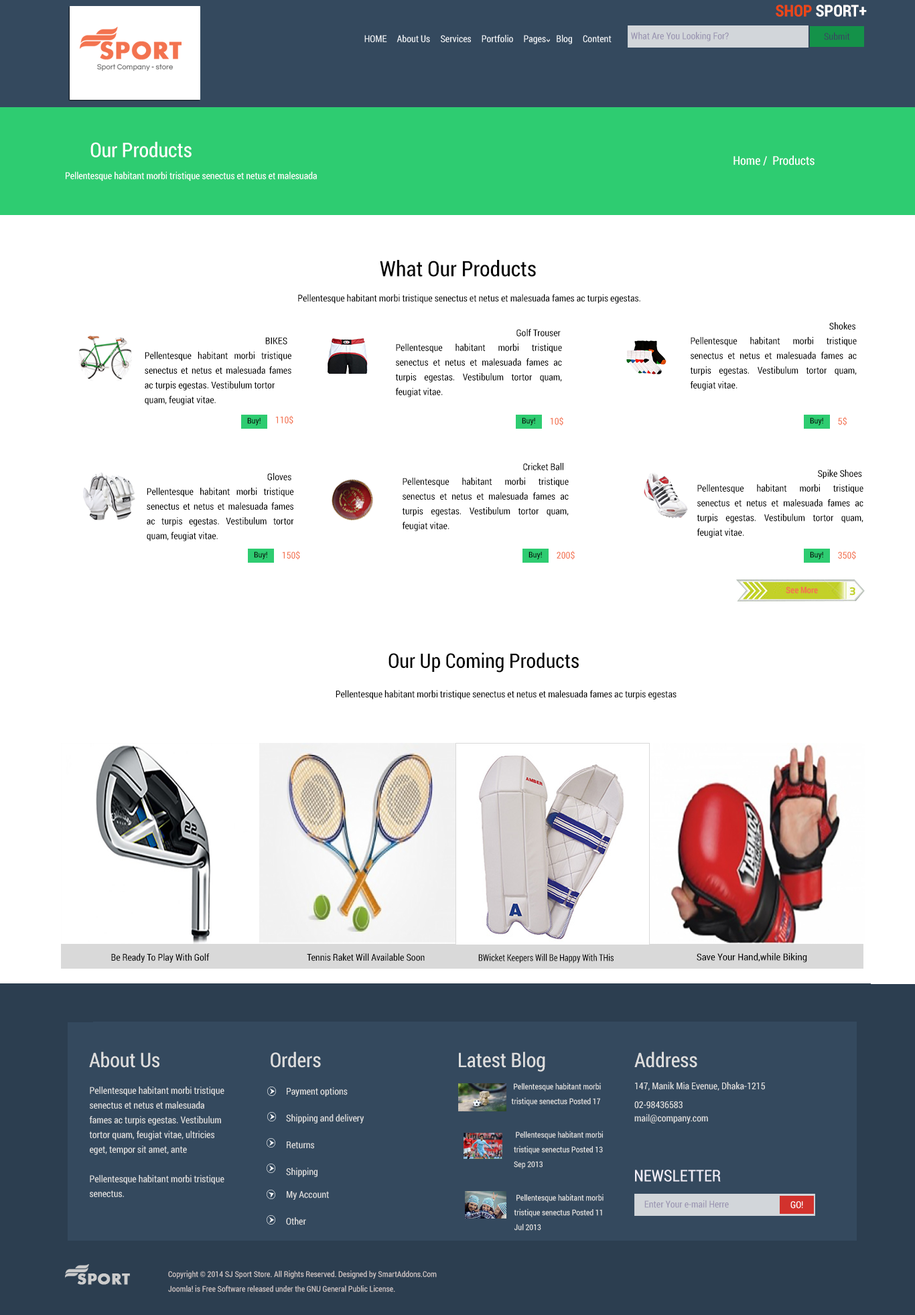
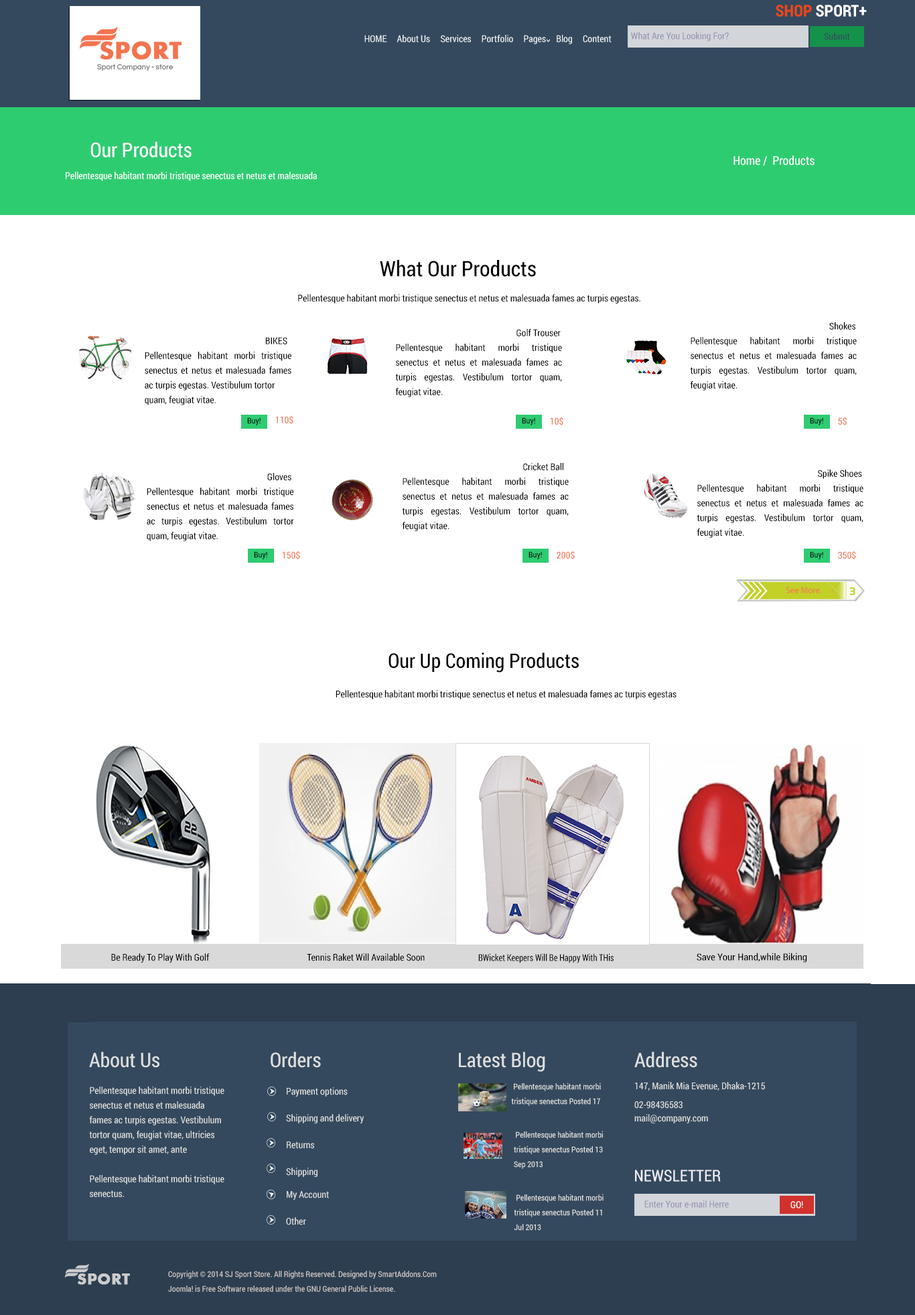
Layers edited between the first and the second 915×1315 image:
painted on "See More" over [785, 586, 820, 594]
painted on "Shape 7 copy 5" over [266, 1215, 276, 1225]
painted on "Shape 7 copy 4" over [265, 1189, 277, 1200]
painted on "Shape 7 copy 3" over [266, 1163, 276, 1174]
painted on "Shape 7 copy 2" over [266, 1138, 276, 1148]
painted on "Shape 7 copy" over [267, 1112, 277, 1122]
painted on "Shape 7" over [267, 1086, 277, 1096]
